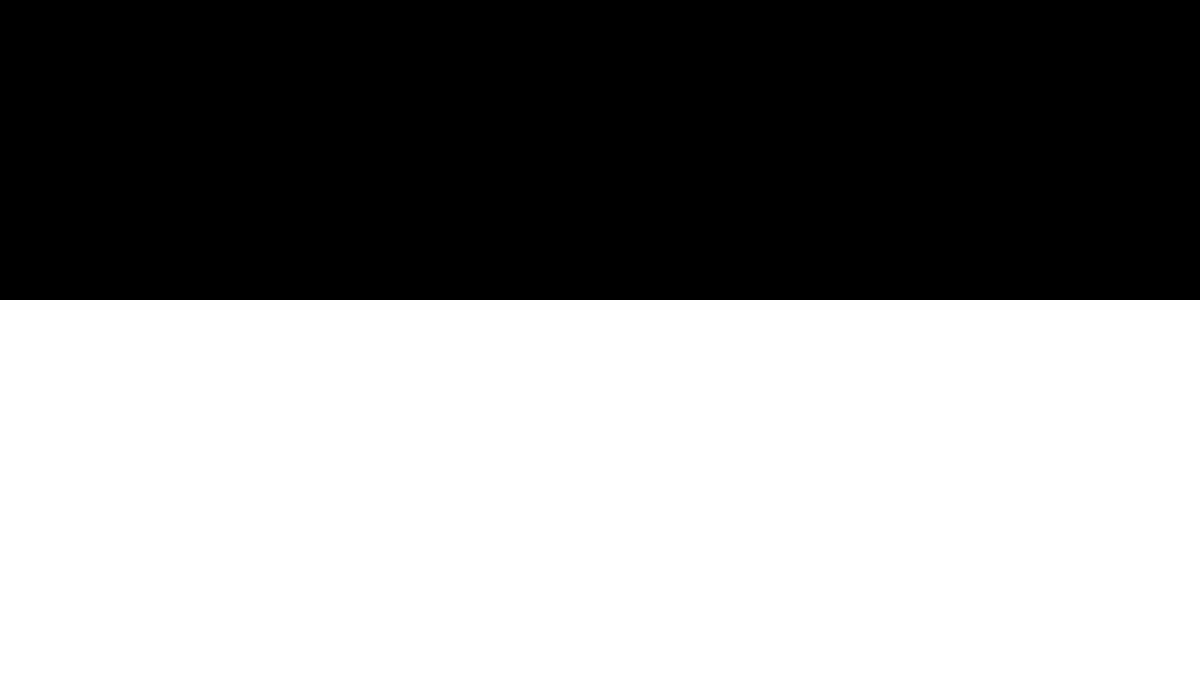
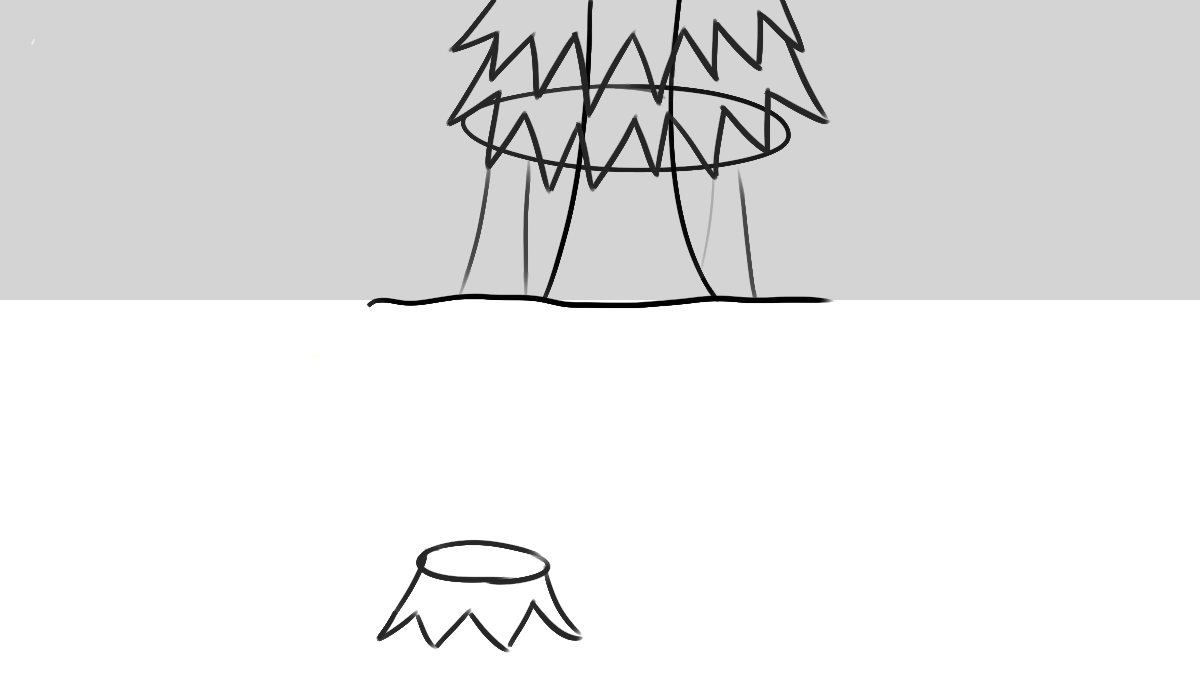
Layer changes from the first w=1200, h=675 image to the second:
added layer "Warstwa malowania 2" above "Warstwa malowania 1" over (320, 0, 896, 653)
"Warstwa malowania 1": opacity 100% → 17%, painted on it over (0, 0, 1200, 653)
